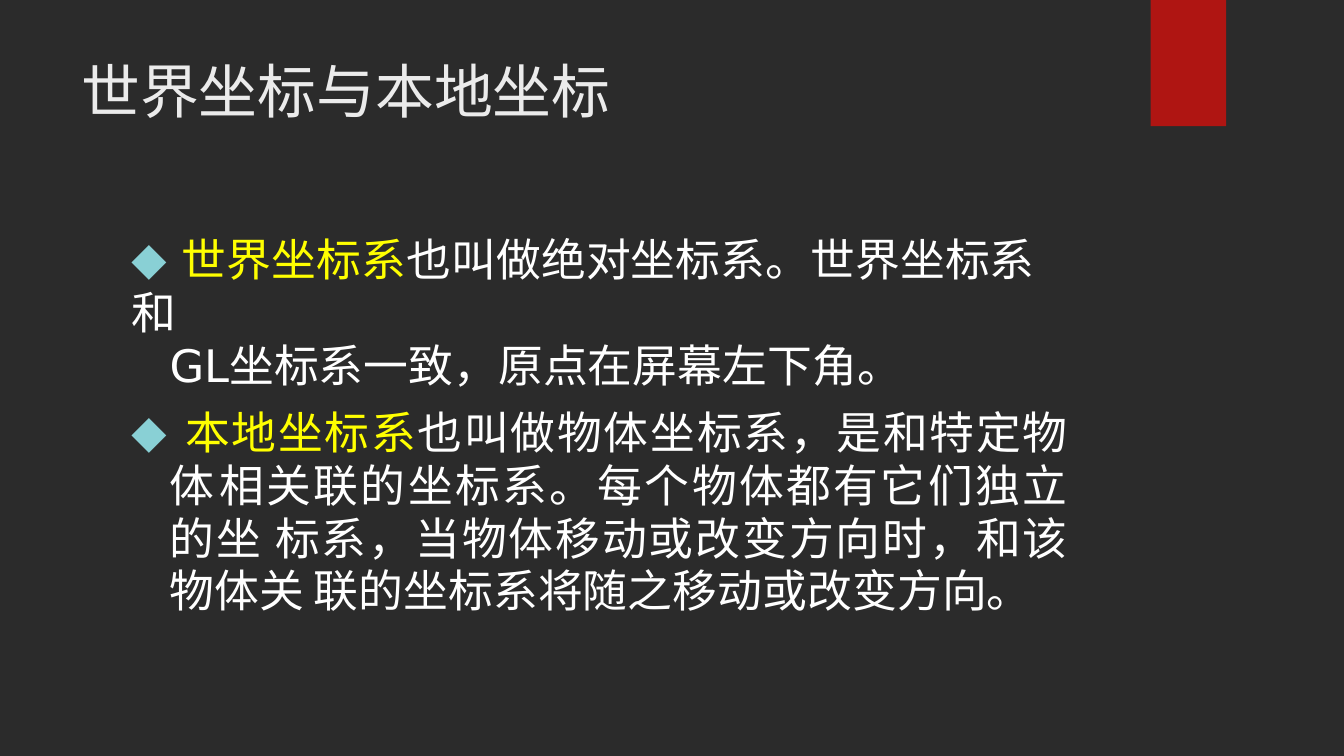
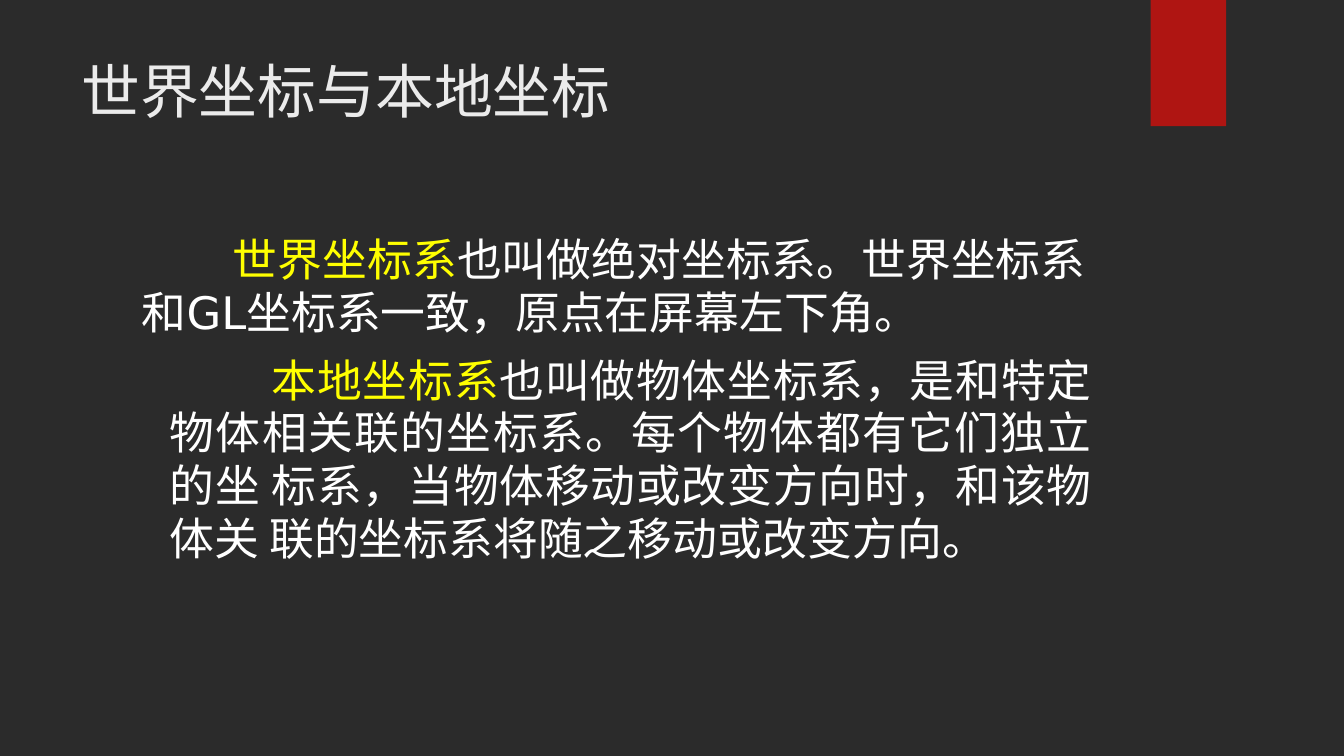
Before and after one commit to gfzheng/MOSAD, a slide deck: slide 6 of Labs/2017-homework10.pptx. Drawn at 1344x756 pixels with LibreOffice and Linux fonts; fonts in the diff are those of the drawing; background and template pictures are left out; a plain dark background stands for a picture behind light text. Boxes give left, top, right and bottom in pixels: in the first picture for what was removed or moved away, otherwise in the second. Text is boxed around its words. In the diff, an @@ line names an element or a change of style, - is before the commit and + after.

```diff
--- a/Labs/2017-homework10.pptx
+++ b/Labs/2017-homework10.pptx
@@ text at (142,238,1092,559): text changed @@
-◆ 世界坐标系也叫做绝对坐标系。世界坐标系和
-GL坐标系一致，原点在屏幕左下角。
-◆ 本地坐标系也叫做物体坐标系，是和特定物体 相关联的坐标系。每个物体都有它们独立的坐 标系，当物体移动或改变方向时，和该物体关 联的坐标系将随之移动或改变方向。
+世界坐标系也叫做绝对坐标系。世界坐标系 和GL坐标系一致，原点在屏幕左下角。
+本地坐标系也叫做物体坐标系，是和特定物体 相关联的坐标系。每个物体都有它们独立的坐 标系，当物体移动或改变方向时，和该物体关 联的坐标系将随之移动或改变方向。
```
Also in this commit, not shown: 1 other slide changed.
